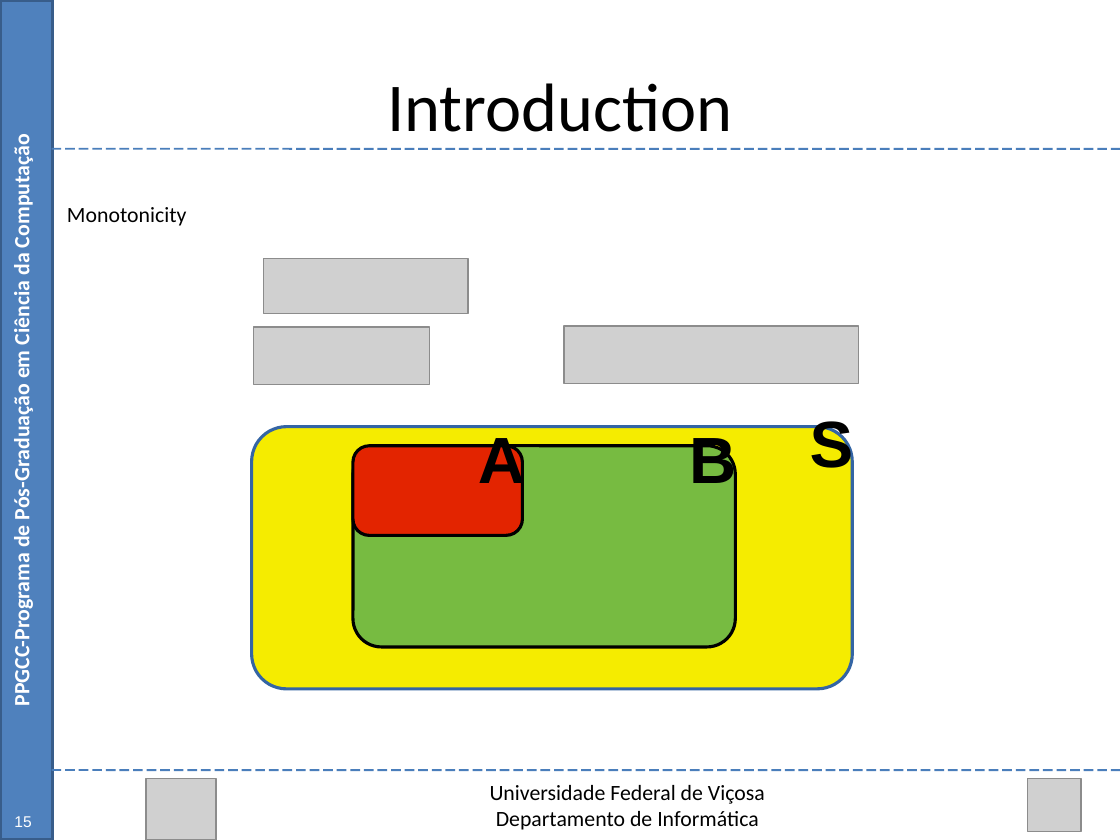
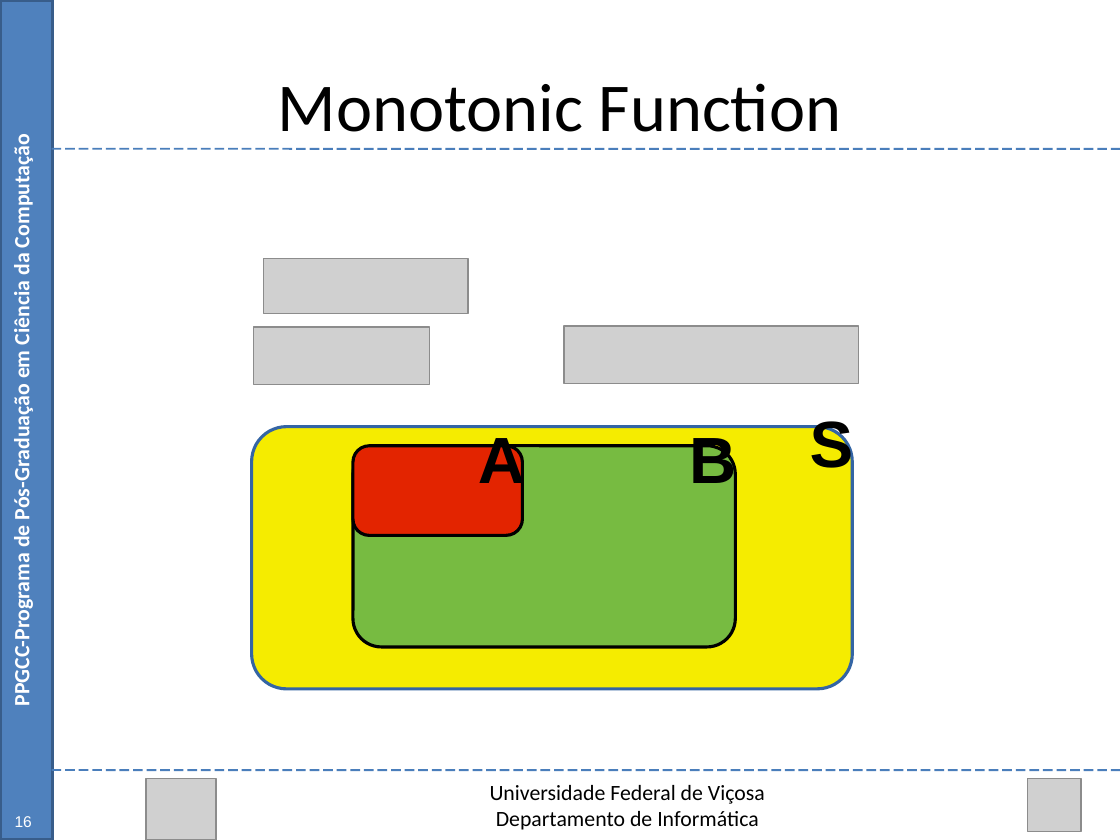
Before and after one commit to Marvinsky/research-marvin, a slide deck: slide 18 of latex/odp/selection heuristics.odp (slide 15 before the commit). Drawn at 1120x840 pixels with LibreOffice and Linux fonts; fonts in the diff are those of the drawing; grey boxes stand for pictures. Boxes give left, top, right and bottom in pixels: in the first picture for what was removed or moved away, otherwise in the second. Text is boxed around its words. In the diff, an @@ line names an element or a change of style, - is before the commit and + after.

```diff
--- a/latex/odp/selection heuristics.odp
+++ b/latex/odp/selection heuristics.odp
@@ text at [278,83,841,132]: text changed @@
-Introduction
+Monotonic Function
@@ text removed at [67,207,186,226] @@
-Monotonicity
@@ text at [15,816,32,827]: text changed @@
-15
+16
```
Also in this commit, not shown: 33 other slides changed, 16 slides added.
